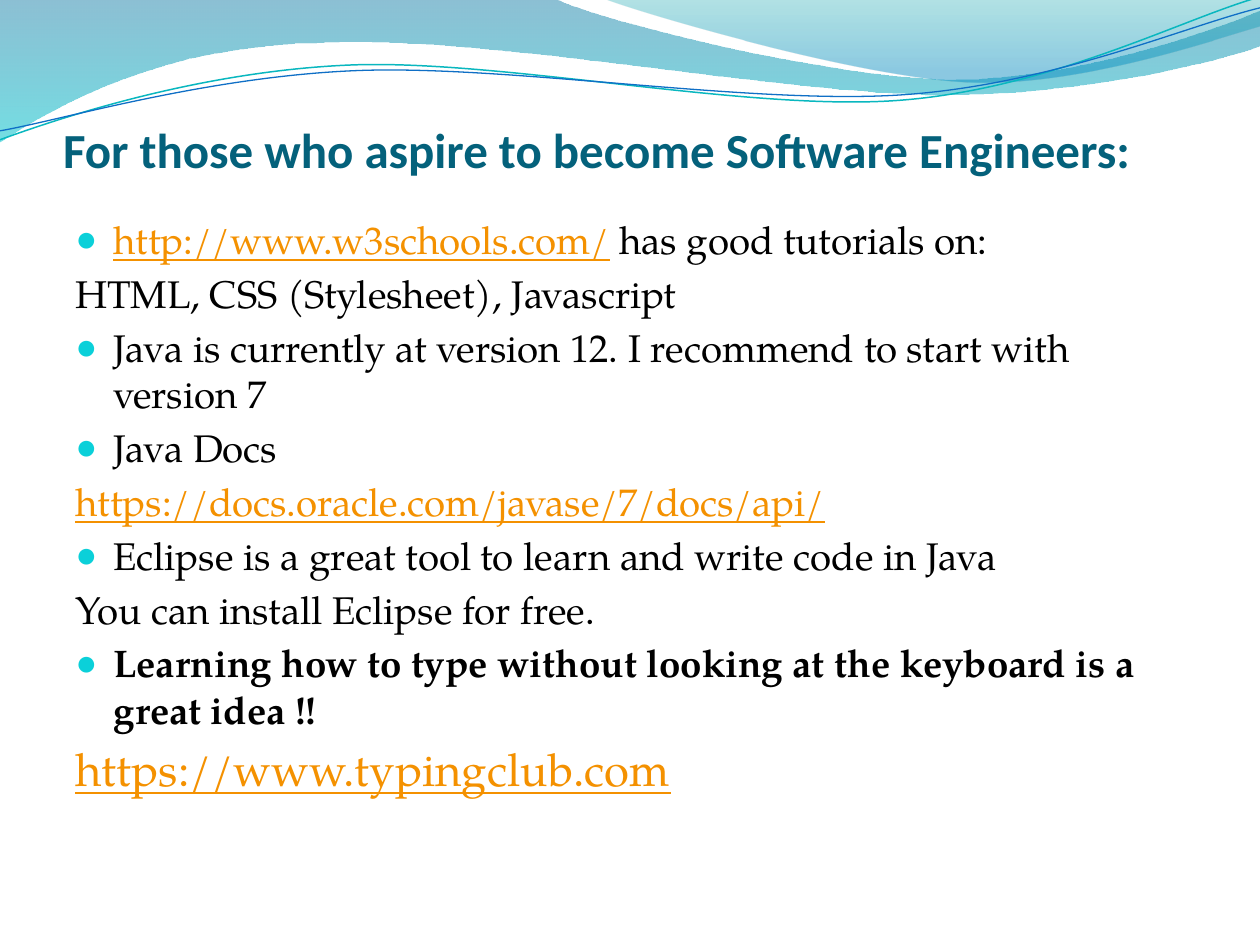
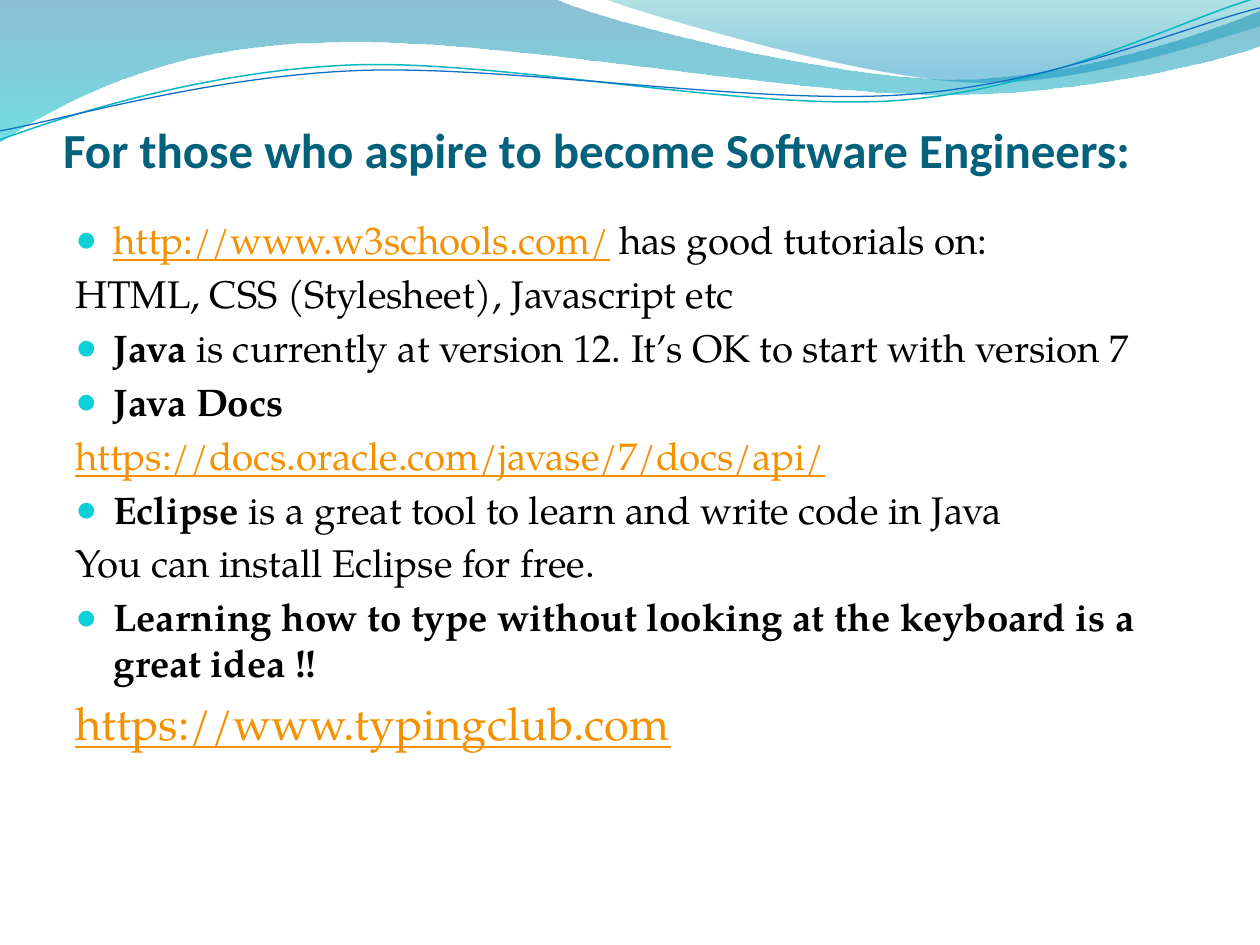
Before and after one commit to rkavitha/PresentationOnITIndustry, a slide deck: slide 12 of IT Industry.pptx. Drawn at 1260x945 pixels with LibreOffice and Linux fonts; fonts in the diff are those of the drawing; background and template pictures are left out. Boxes give left, top, right and bottom in pixels: in the first picture for what was removed or moved away, otherwise in the second. Text is boxed around its words. In the diff, an @@ line names an element or a change of style, - is before the commit and + after.

```diff
--- a/IT Industry.pptx
+++ b/IT Industry.pptx
@@ text at [75,279,1128,373]: text changed @@
-HTML, CSS (Stylesheet), Javascript
-● Java is currently at version 12. I recommend to start with version 7
+HTML, CSS (Stylesheet), Javascript etc
+● Java is currently at version 12. It’s OK to start with version 7
@@ text at [113,389,1001,535]: bold on in "Java Docs", "Eclipse" @@
```
Also in this commit, not shown: 7 other slides changed, 1 slide added.
